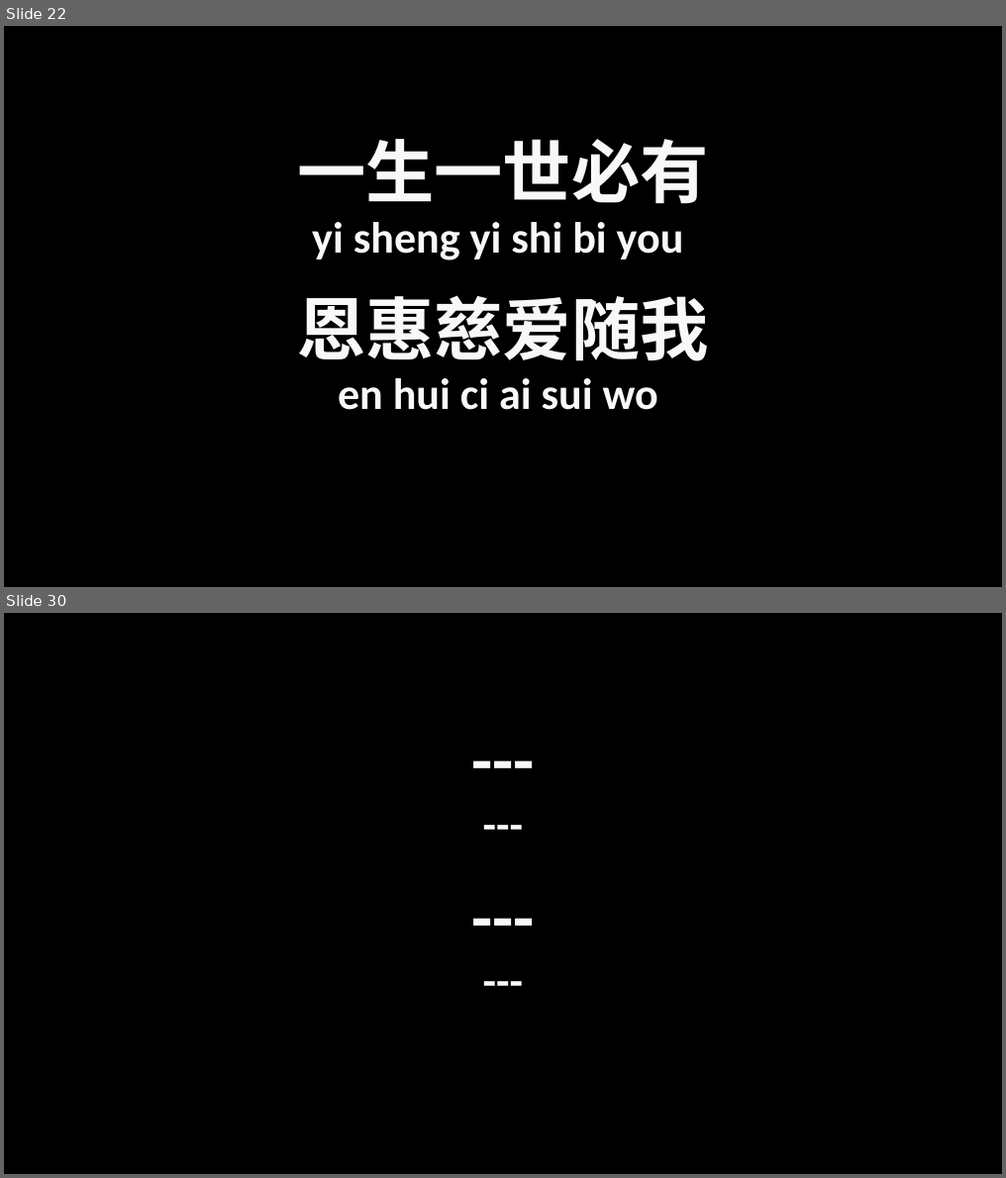
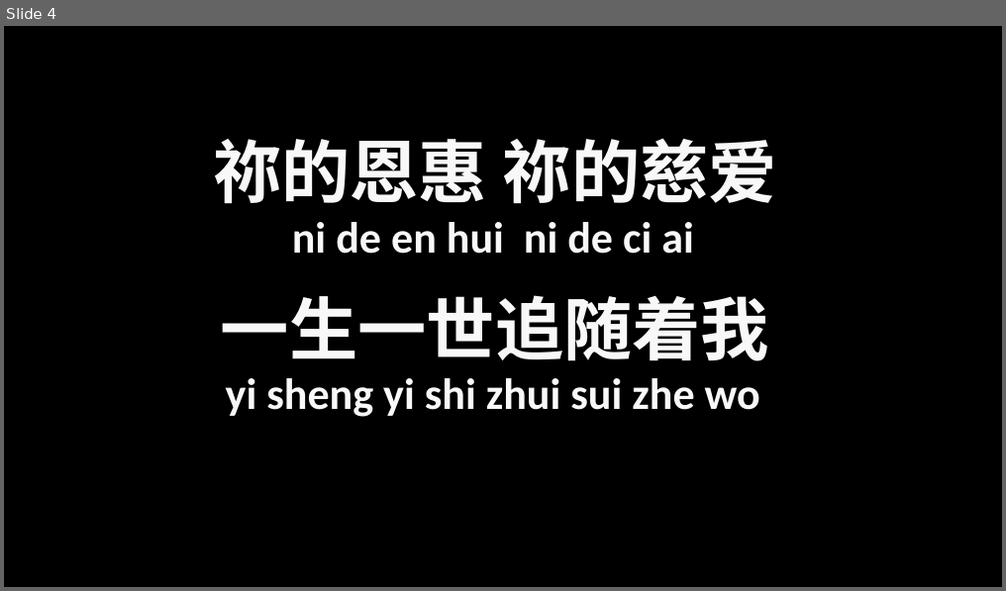
Before and after one commit to HowHow06/pptGenerator, a slide deck: output.pptx. Shown one above the other, each under a label of ours: slides 22 and 30 before the commit, slide 4 after it; the slides between them are not shown. The pictures are 1006x1178 and 1006x591 pixels, drawn with LibreOffice and Linux fonts; fonts in the diff are those of the drawing; background and template pictures are left out. Boxes give left, top, right and bottom in pixels: in the first picture for what was removed or moved away, otherwise in the second. Text is boxed around its words. In the diff, an @@ line names an element or a change of style, - is before the commit and + after.

```diff
--- a/output.pptx
+++ b/output.pptx
@@ slide 30 removed at bbox=[4, 613, 1002, 1174], background picture (left out) @@
@@ text removed at bbox=[4, 713, 1002, 803] @@
----
@@ text removed at bbox=[4, 792, 1002, 854] @@
----
@@ text removed at bbox=[4, 869, 1002, 960] @@
----
@@ text removed at bbox=[4, 950, 1002, 1011] @@
----
@@ what was slide 22 is now slide 4 @@
@@ slide 4 changed as well @@
@@ text at bbox=[213, 138, 777, 204]: text changed @@
-一生一世必有
+祢的恩惠 祢的慈爱
@@ text at bbox=[292, 222, 694, 254]: text changed @@
-yi sheng yi shi bi you
+ni de en hui ni de ci ai
@@ text at bbox=[221, 295, 769, 362]: text changed @@
-恩惠慈爱随我
+一生一世追随着我
@@ text at bbox=[226, 378, 760, 417]: text changed @@
-en hui ci ai sui wo
+yi sheng yi shi zhui sui zhe wo
```
Also in this commit, not shown: 4 other slides changed, 6 slides added, 29 other slides removed, 4 other files.
